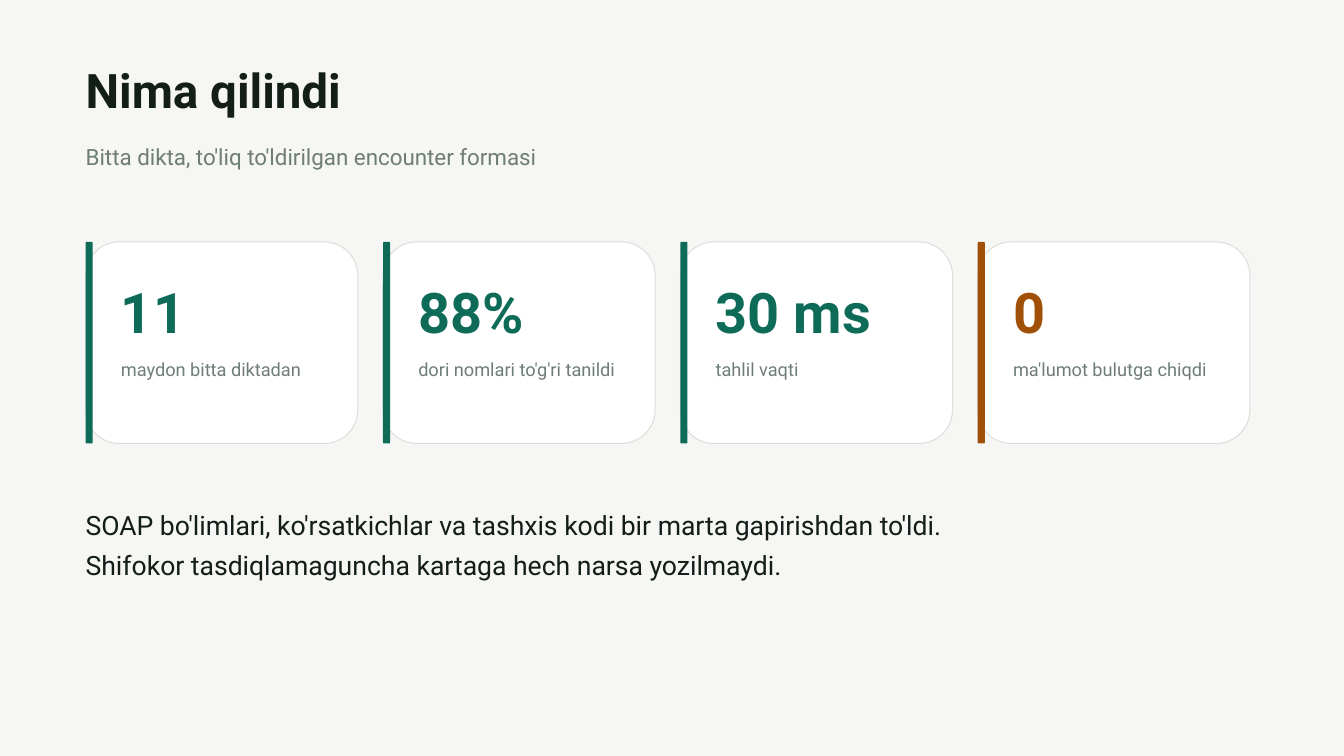
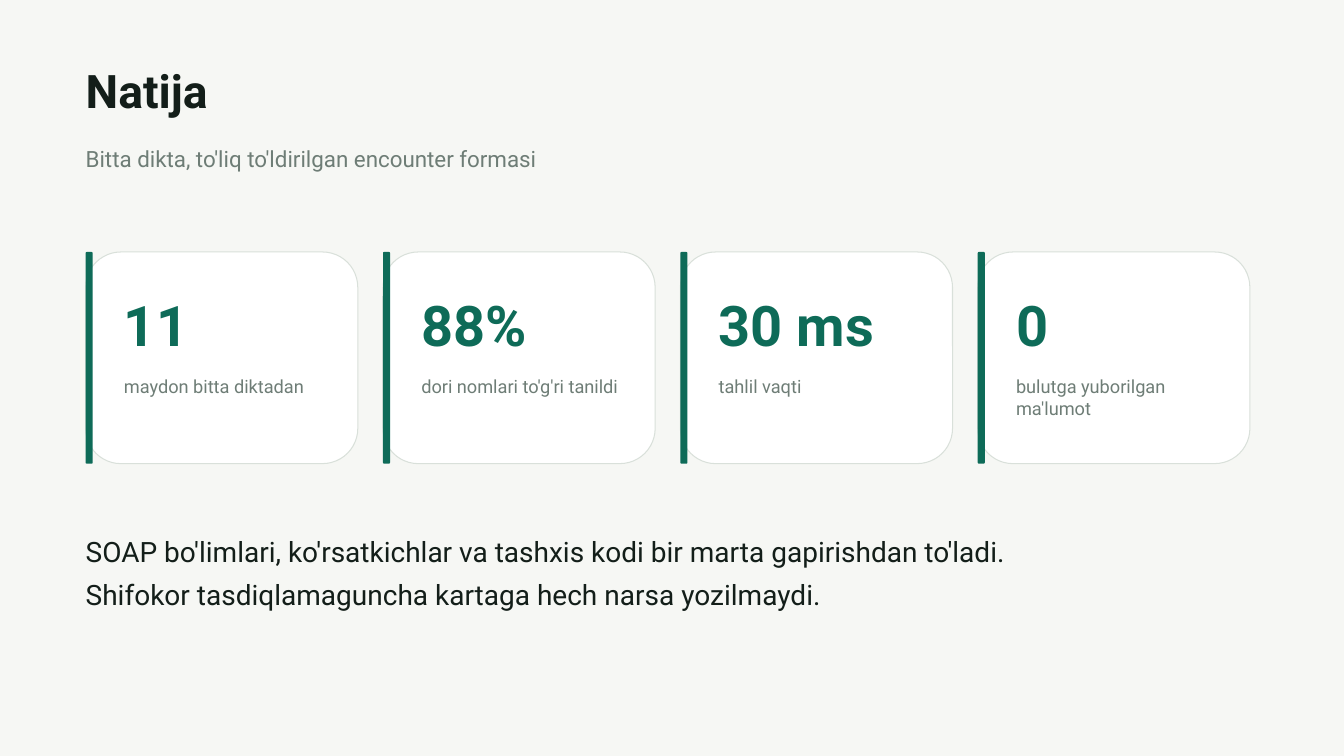
Before and after one commit to VohidovTohirjon/voice-to-text-openemr, a slide deck: slide 2 of docs/OpenEMR-ovozli-yozuv.pptx. Drawn at 1344x756 pixels with LibreOffice and Linux fonts; fonts in the diff are those of the drawing. Boxes give left, top, right and bottom in pixels: in the first picture for what was removed or moved away, otherwise in the second. Text is boxed around its words. In the diff, an @@ line names an element or a change of style, - is before the commit and + after.

```diff
--- a/docs/OpenEMR-ovozli-yozuv.pptx
+++ b/docs/OpenEMR-ovozli-yozuv.pptx
@@ text at [86, 74, 208, 118]: text changed; size 34 to 33 pt @@
-Nima qilindi
+Natija
@@ rounded rectangle: place and size @@
-rounded rectangle at [86, 242, 358, 444]
+rounded rectangle at [86, 252, 358, 464]
@@ rounded rectangle: place and size @@
-rounded rectangle at [86, 242, 93, 444]
+rounded rectangle at [86, 252, 93, 464]
@@ rounded rectangle: place and size @@
-rounded rectangle at [383, 242, 655, 444]
+rounded rectangle at [383, 252, 655, 464]
@@ rounded rectangle: place and size @@
-rounded rectangle at [383, 242, 390, 444]
+rounded rectangle at [383, 252, 390, 464]
@@ rounded rectangle: place and size @@
-rounded rectangle at [681, 242, 953, 444]
+rounded rectangle at [681, 252, 953, 464]
@@ rounded rectangle: place and size @@
-rounded rectangle at [681, 242, 688, 444]
+rounded rectangle at [681, 252, 688, 464]
@@ rounded rectangle: place and size @@
-rounded rectangle at [978, 242, 1250, 444]
+rounded rectangle at [978, 252, 1250, 464]
@@ rounded rectangle: place and size @@
-rounded rectangle at [978, 242, 985, 444]
+rounded rectangle at [978, 252, 985, 464]
@@ rounded rectangle at [978, 252, 985, 464]: fill #A05007 to #0E6B58 @@
@@ text "0" at [1016, 305, 1048, 347]: text colour #A05007 to #0E6B58; more space between paragraphs @@
@@ more space between paragraphs in 7 elements at [86, 150, 536, 172], [124, 306, 188, 346], [421, 305, 526, 347], [719, 305, 874, 347], [124, 379, 304, 397], [421, 379, 618, 397], [719, 379, 801, 397] @@
@@ 7 texts: place and size @@
-7 texts at [121, 292, 1045, 380]
+7 texts at [124, 305, 1048, 397]
@@ text at [1016, 379, 1165, 415]: text changed @@
-ma'lumot bulutga chiqdi
+bulutga yuborilgan ma'lumot
@@ text "SOAP bo'limlari, ko'rsatkichlar va tashxis ...": place and size @@
-text "SOAP bo'limlari, ko'rsatkichlar va tashxis ..." at [86, 515, 941, 581]
+text "SOAP bo'limlari, ko'rsatkichlar va tashxis ..." at [86, 541, 1004, 611]
@@ text at [86, 541, 1004, 568]: text changed; size 19 to 20 pt @@
-SOAP bo'limlari, ko'rsatkichlar va tashxis kodi bir marta gapirishdan to'ldi.
+SOAP bo'limlari, ko'rsatkichlar va tashxis kodi bir marta gapirishdan to'ladi.
@@ text at [86, 583, 820, 611]: size 19 to 20 pt in "Shifokor tasdiqlamaguncha kartaga hech narsa yozilmaydi."; more space between paragraphs @@
```
Also in this commit, not shown: 4 other slides changed, 1 slide added, 5 slides removed.
